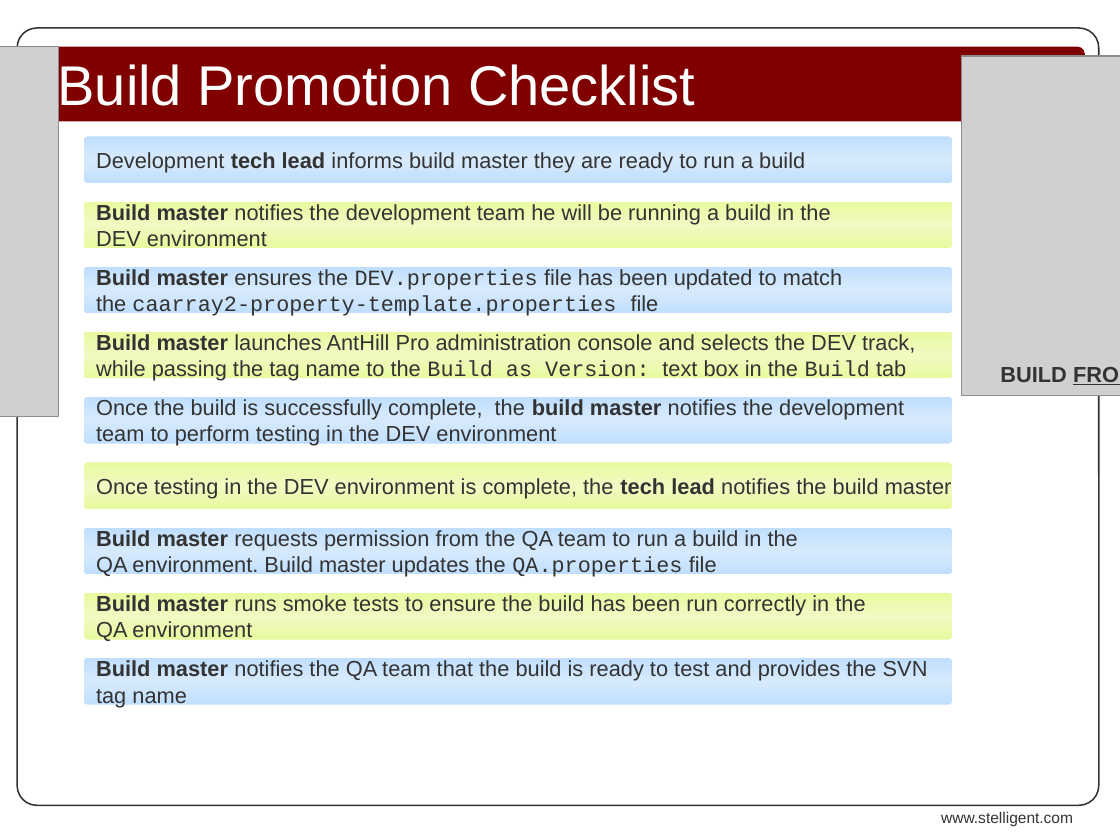
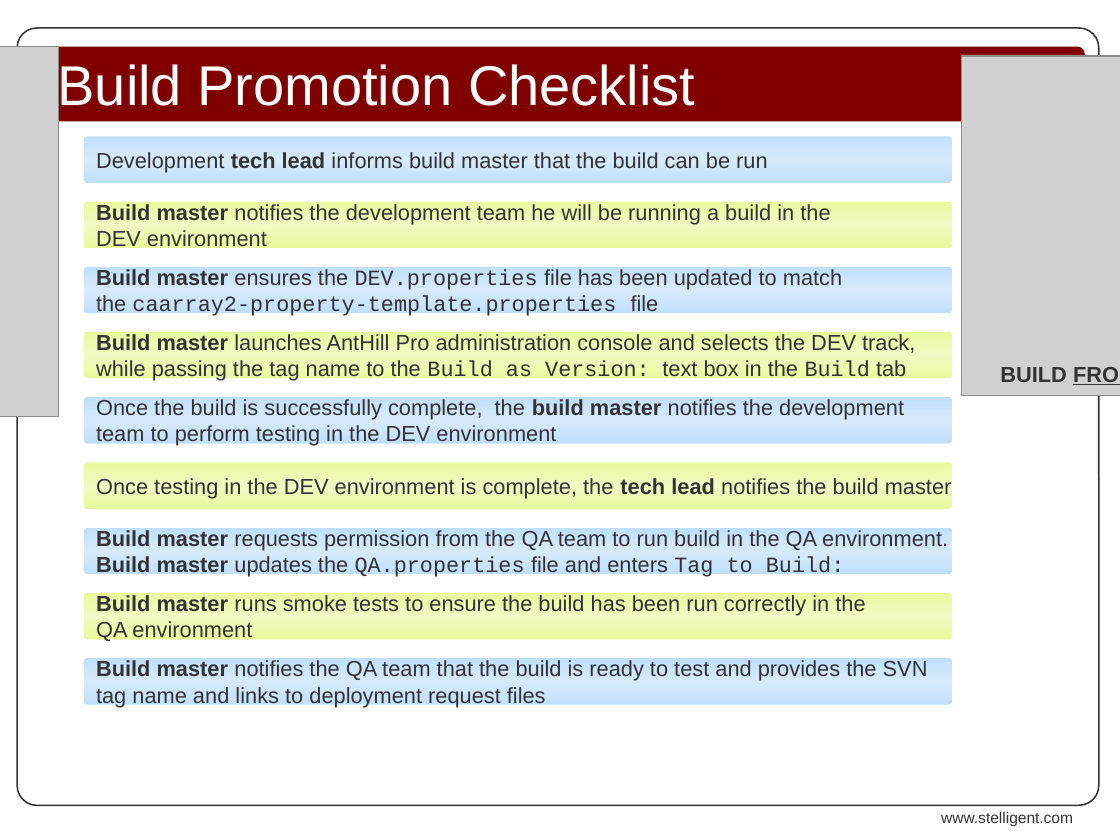
Before and after one commit to NCIP/caarray-docs, a slide deck: slide 1 of deployment/auto-remote-deploy/build-promotion-checklist-original.ppt. Drawn at 1120x840 pixels with LibreOffice and Linux fonts; fonts in the diff are those of the drawing; grey boxes stand for pictures; background and template pictures are left out. Boxes give left, top, right and bottom in pixels: in the first picture for what was removed or moved away, otherwise in the second. Text is boxed around its words. In the diff, an @@ line names an element or a change of style, - is before the commit and + after.

```diff
--- a/deployment/auto-remote-deploy/build-promotion-checklist-original.ppt
+++ b/deployment/auto-remote-deploy/build-promotion-checklist-original.ppt
@@ text in rounded rectangle at bbox=[96, 152, 767, 173]: text changed @@
-Development tech lead informs build master they are ready to run a build
+Development tech lead informs build master that the build can be run
@@ text in rounded rectangle at bbox=[96, 530, 948, 580]: text changed @@
-Build master requests permission from the QA team to run a build in the
-QA environment. Build master updates the QA.properties file
+Build master requests permission from the QA team to run build in the QA environment.
+Build master updates the QA.properties file and enters Tag to Build:
@@ text in rounded rectangle at bbox=[96, 687, 546, 707]: text changed @@
-tag name
+tag name and links to deployment request files
```
Also in this commit, not shown: 2 other files.
